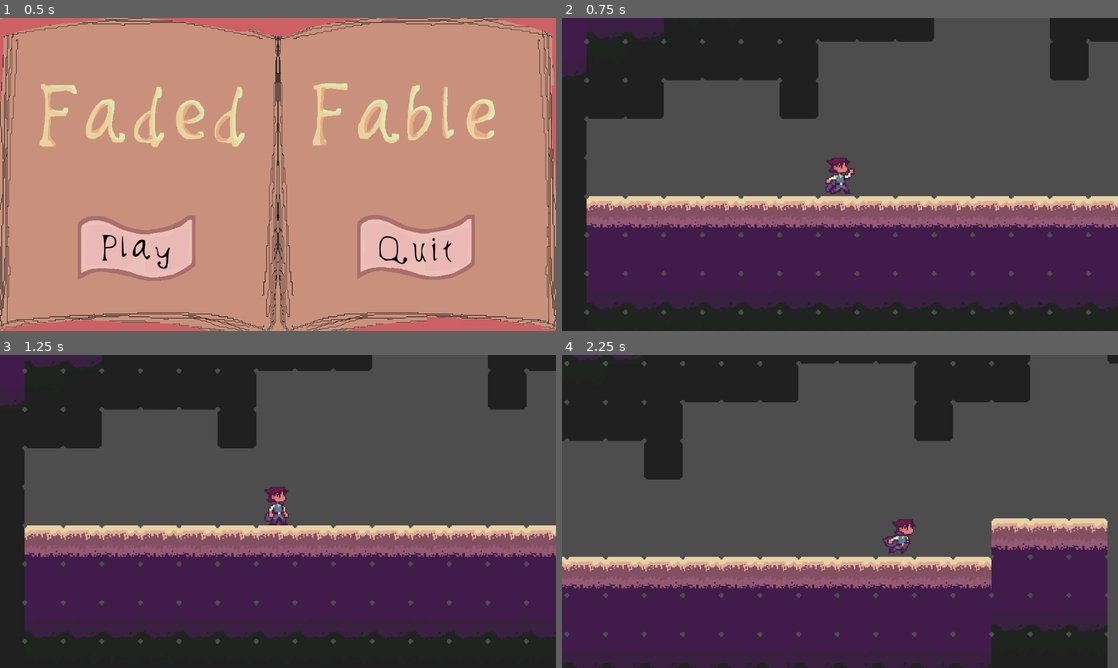
Above: before the commit, frames 1-4 (two rows, left to right).
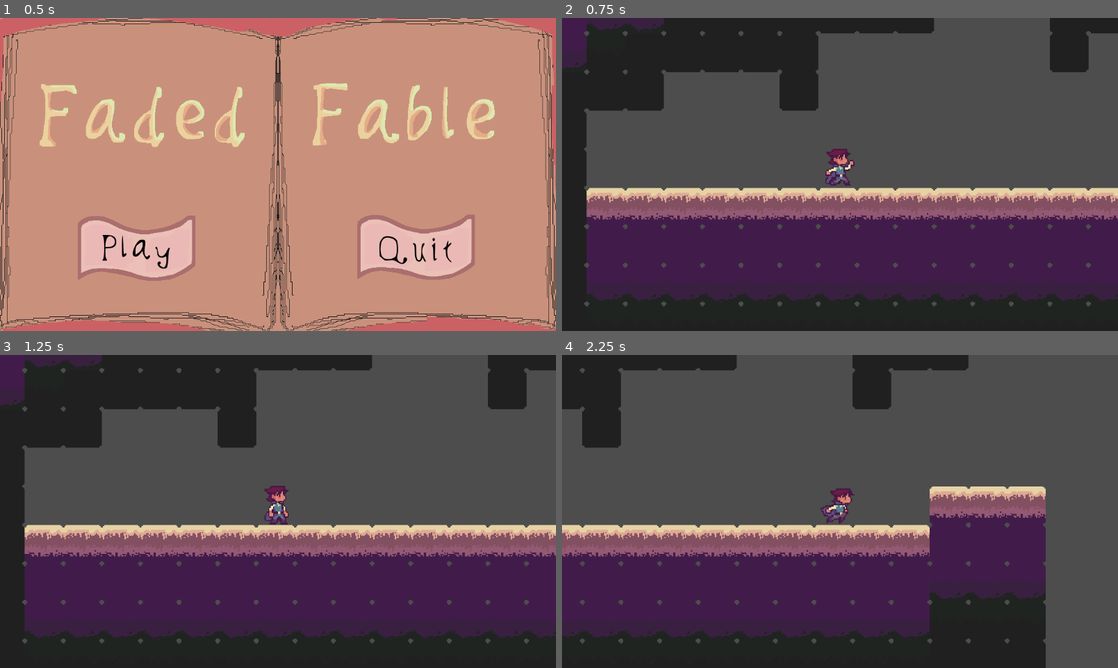
Above: after the commit, the same moments.

Repository: keihwi/Faded-Fable
Game: Godot game, scene res://scenes/title.tscn
The game is run twice, just before and just after one commit, with the same random seed, the same clock (stepped at 60 frames per second) and the same inputs. The engine's default icon, where the game draws it, is replaced by a stand-in: a white triangle on a blue panel in a dark square.
Inputs (mouse positions are in pixels of both pictures, inside the frame that each line leads up to):
- Up to frame 1 (0.5 s): no input
- Up to frame 2 (0.75 s): click (701, 249) at 0.5 s
- Up to frame 3 (1.25 s): no input
- Up to frame 4 (2.25 s): hold E (interact) 1.28-2.03 s; hold D (move_right) from 1.28 s (still down); tap Space (jump) at 1.52 s; tap Shift (sprint) at 2.1 s

Frame 1 is identical in both runs. In frame 2, 15% of the frame differs, in the area x 0-100%, y 1-95%; in frame 3, 1.4%; in frame 4, 46%, in the area x 0-100%, y 0-100%.

Commit message:
added more frames to dash animation

Diff:
--- a/scenes/game.tscn
+++ b/scenes/game.tscn
@@ -218,7 +218,6 @@
 [node name="Camera2D" type="Camera2D" parent="MC"]
 position = Vector2(0, -11)
 zoom = Vector2(2.5, 2.5)
-position_smoothing_enabled = true
 
 [node name="NPCs" type="Node" parent="."]
 
--- a/scenes/mc.tscn
+++ b/scenes/mc.tscn
@@ -1,11 +1,23 @@
-[gd_scene load_steps=21 format=3 uid="uid://cyq6h855fibj7"]
+[gd_scene load_steps=24 format=3 uid="uid://cyq6h855fibj7"]
 
 [ext_resource type="Script" uid="uid://5d35dq06nlt8" path="res://scripts/mc.gd" id="1_i6vl1"]
 [ext_resource type="Texture2D" uid="uid://bqex4sh0ubhby" path="res://assets/sprites/MC_idle_sheet.png" id="1_yc5nw"]
-[ext_resource type="Texture2D" uid="uid://dy5bqpmesxl4u" path="res://assets/sprites/MC_dash.png" id="2_gcf5n"]
+[ext_resource type="Texture2D" uid="uid://bf7s4barwsr23" path="res://assets/sprites/MC_dash_sheet.png" id="2_gcf5n"]
 [ext_resource type="Texture2D" uid="uid://bdnw0mcfq6o46" path="res://assets/sprites/MC_walk_sheet.png" id="3_a6s5m"]
 [ext_resource type="Texture2D" uid="uid://cq2pcxm77fecf" path="res://assets/sprites/MC_temp_jump.png" id="3_vlp1l"]
 [ext_resource type="PackedScene" uid="uid://cm8udt0w4rk5r" path="res://scenes/interactions/interactable_component.tscn" id="5_xbm6p"]
+
+[sub_resource type="AtlasTexture" id="AtlasTexture_dlm4k"]
+atlas = ExtResource("2_gcf5n")
+region = Rect2(0, 0, 32, 32)
+
+[sub_resource type="AtlasTexture" id="AtlasTexture_jwif6"]
+atlas = ExtResource("2_gcf5n")
+region = Rect2(32, 0, 32, 32)
+
+[sub_resource type="AtlasTexture" id="AtlasTexture_yxip8"]
+atlas = ExtResource("2_gcf5n")
+region = Rect2(64, 0, 32, 32)
 
 [sub_resource type="AtlasTexture" id="AtlasTexture_i6vl1"]
 atlas = ExtResource("1_yc5nw")
@@ -59,11 +71,17 @@
 animations = [{
 "frames": [{
 "duration": 1.0,
-"texture": ExtResource("2_gcf5n")
+"texture": SubResource("AtlasTexture_dlm4k")
+}, {
+"duration": 1.0,
+"texture": SubResource("AtlasTexture_jwif6")
+}, {
+"duration": 1.0,
+"texture": SubResource("AtlasTexture_yxip8")
 }],
 "loop": true,
 "name": &"dash",
-"speed": 5.0
+"speed": 8.0
 }, {
 "frames": [{
 "duration": 1.0,
@@ -130,6 +148,7 @@
 sprite_frames = SubResource("SpriteFrames_gkuii")
 animation = &"dash"
 autoplay = "idle"
+frame_progress = 0.95398
 
 [node name="CollisionShape2D" type="CollisionShape2D" parent="."]
 position = Vector2(0, -13.5)
Binary file added: assets/sprites/MC_dash_sheet.png
Not shown, added: assets/sprites/MC_dash_sheet.png.import
